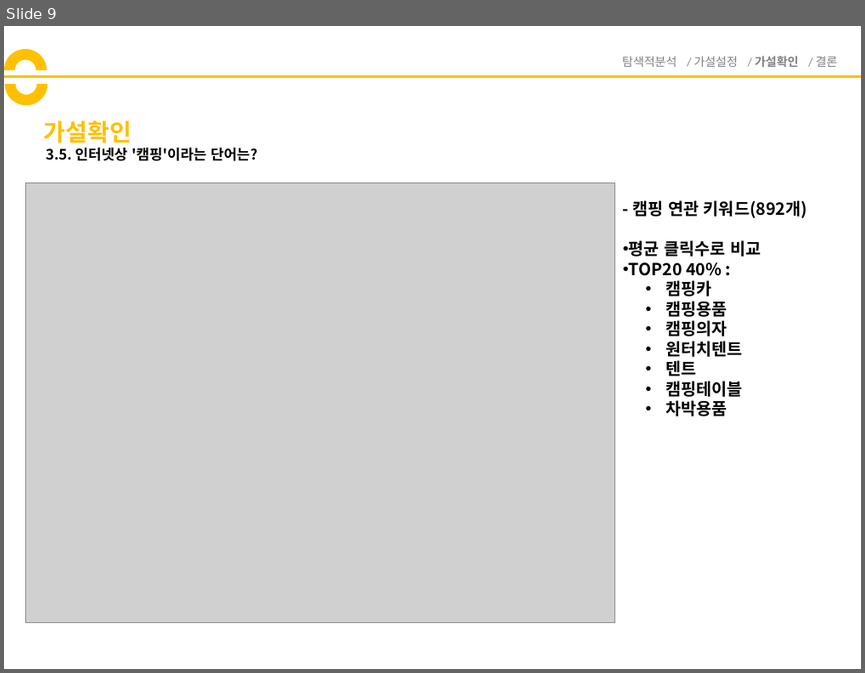
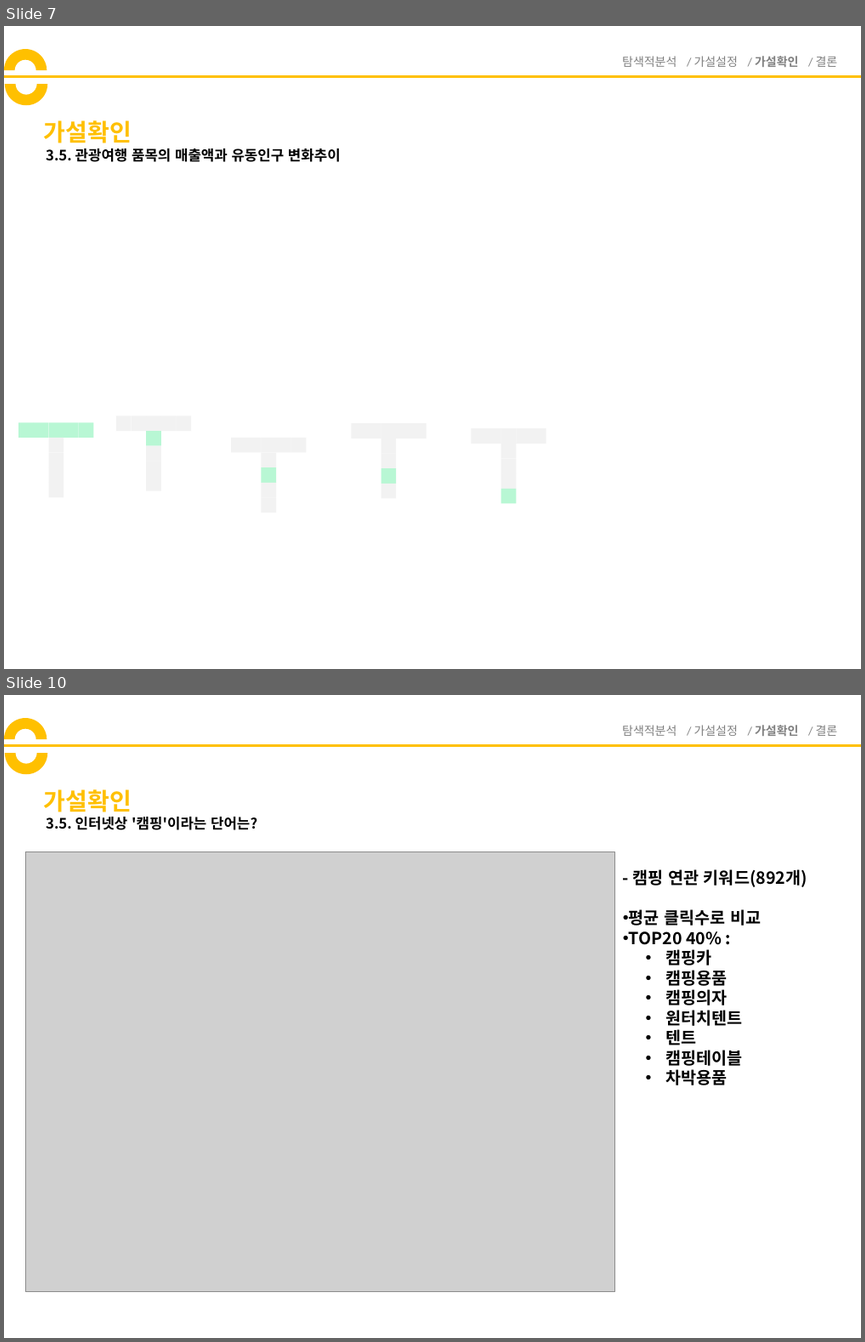
Before and after one commit to y0ngma/PostCorona, a slide deck: 가설확인.pptx. Shown one above the other, each under a label of ours: slide 9 before the commit, slides 7 and 10 after it; the slides between them are not shown. The pictures are 865x673 and 865x1342 pixels, drawn with LibreOffice and Linux fonts; fonts in the diff are those of the drawing; grey boxes stand for pictures. Boxes give left, top, right and bottom in pixels: in the first picture for what was removed or moved away, otherwise in the second. Text is boxed around its words. In the diff, an @@ line names an element or a change of style, - is before the commit and + after.

```diff
--- a/가설확인.pptx
+++ b/가설확인.pptx
@@ slide 7 added at (4, 26, 861, 669), background #FFFFFF @@
@@ arch (boxed as its full ring) added at (4, 49, 46, 92), fill #FFC000 @@
@@ line added from (4, 76) to (861, 76), #FFC000 2.25 pt @@
@@ arch (boxed as its full ring) added at (5, 63, 47, 106), fill #FFC000 @@
@@ text added at (622, 56, 838, 67), 10 pt, text #808080 @@
+탐색적분석 / 가설설정 / 가설확인 / 결론
@@ title added at (44, 120, 132, 143), 20 pt, text #FFC000, bold @@
+가설확인
@@ text added at (46, 148, 341, 162), 12 pt, text #000000, bold @@
+3.5. 관광여행 품목의 매출액과 유동인구 변화추이
@@ group added at (18, 423, 94, 498): 9 rectangles @@
@@ group added at (116, 416, 192, 491): 9 rectangles @@
@@ group added at (351, 424, 426, 499): 9 rectangles @@
@@ group added at (231, 437, 307, 513): 9 rectangles @@
@@ group added at (471, 428, 546, 503): 9 rectangles @@
@@ what was slide 9 is now slide 10 @@
```
Also in this commit, not shown: 6 slides changed, 3 other files.
